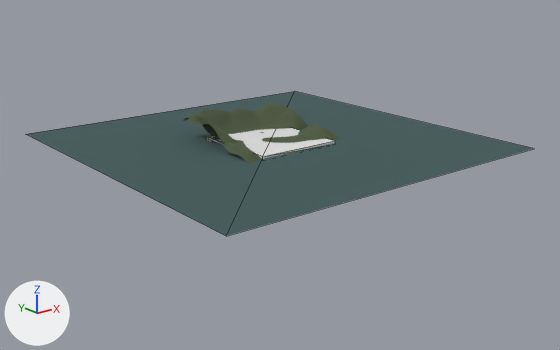
A saved change to the glTF model maps/seitung/meshes/landscape.glb.
Both versions are drawn from a 50 mm camera at (-127.9, -163.8, 55.0) aimed at (0.6, -3.1, -9.3). The lights are fixed; the arrows at lower left show +X, +Y and +Z. Mesh edges are drawn as thin lines on the coarser meshes. Objects named as collision shapes, trigger or cutter boxes, shadow casters or lower levels of detail are left out. Where no turn or scale is listed for an object, it has been applied to the vertices.

Script lines for the objects in view, before the commit:
```python
me_cube_001 = bpy.data.meshes.new('Cube.001')
me_cube_001.from_pydata(...)  # a box spanning x -12.5..12.5, y -12.5..12.5, z -0.5..0.5
me_plane_002 = bpy.data.meshes.new('Plane.002')
me_plane_002.from_pydata([(-50.0, -50.0, 0.0), (50.0, -50.0, 0.0), (-50.0, 50.0, 0.0), (50.0, 50.0, 0.0)], [], [(0, 1, 3), (0, 3, 2)])
me_plane_002.materials.append(mat_mat_placeholder_ocean)  # dark cyan #3f5959
me_plane_004 = bpy.data.meshes.new('Plane.004')
me_plane_004.from_pydata(...)  # 2809 vertices, 5408 faces; spans x -17.5..17.5, y -17.5..17.6, z -3.2..7.0
me_plane_004.materials.append(mat_mat_placeholder_grass)  # dark green #4d593f
ob_25m_noimp = bpy.data.objects.new('25m-noimp', me_cube_001)
ob_25m_noimp.location = (0.0, 0.0, 0.0)
ob_landscape = bpy.data.objects.new('Landscape', me_plane_004)
ob_landscape.location = (0.0, 0.0, 0.0)
ob_sea = bpy.data.objects.new('Sea', me_plane_002)
ob_sea.location = (0.0, 0.0, -0.1)
```
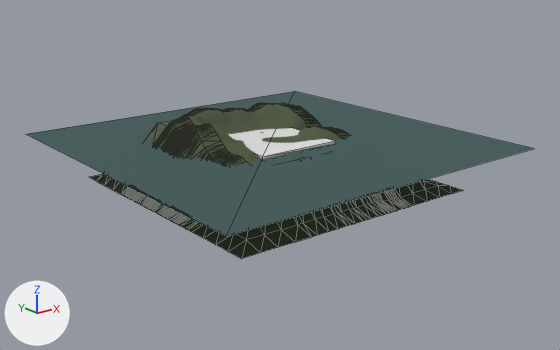
Changed parts and their boxes (x1, y1, x2, y2) in the pictures (560 x 350 px):
'LandscapeConcave-noimp', added
    after: (89, 103, 462, 259)

Diff of the bpy script that builds the scene:
```diff
--- a/maps/seitung/meshes/landscape.glb.py
+++ b/maps/seitung/meshes/landscape.glb.py
@@ me_plane_001 @@
+me_plane_001.from_pydata(...)  # 1120 vertices, 1792 faces; spans x -37.5..37.5, y -37.5..37.6, z -12.4..7.0
+me_plane_001.materials.append(mat_mat_placeholder_grass)  # dark green #4d593f
@@ ob_landscapeconcave_noimp @@
+ob_landscapeconcave_noimp = bpy.data.objects.new('LandscapeConcave-noimp', me_plane_001)
+ob_landscapeconcave_noimp.location = (0.0, 0.0, 0.0)
```
